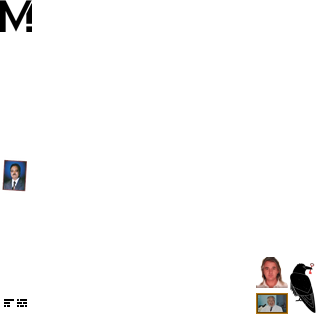
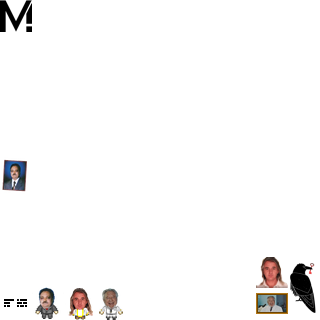
Two versions of the same layered image (320x320). Layer-by-layer changes:
added layer "Dartsch" (1st of 2) above "Bratzo" over left=81, top=288, right=123, bottom=320
added layer "Bratzo" (2nd of 2) above "Dr Das" over left=32, top=287, right=123, bottom=320
added layer "Dr Das" above "Dartsch" over left=32, top=287, right=93, bottom=320
